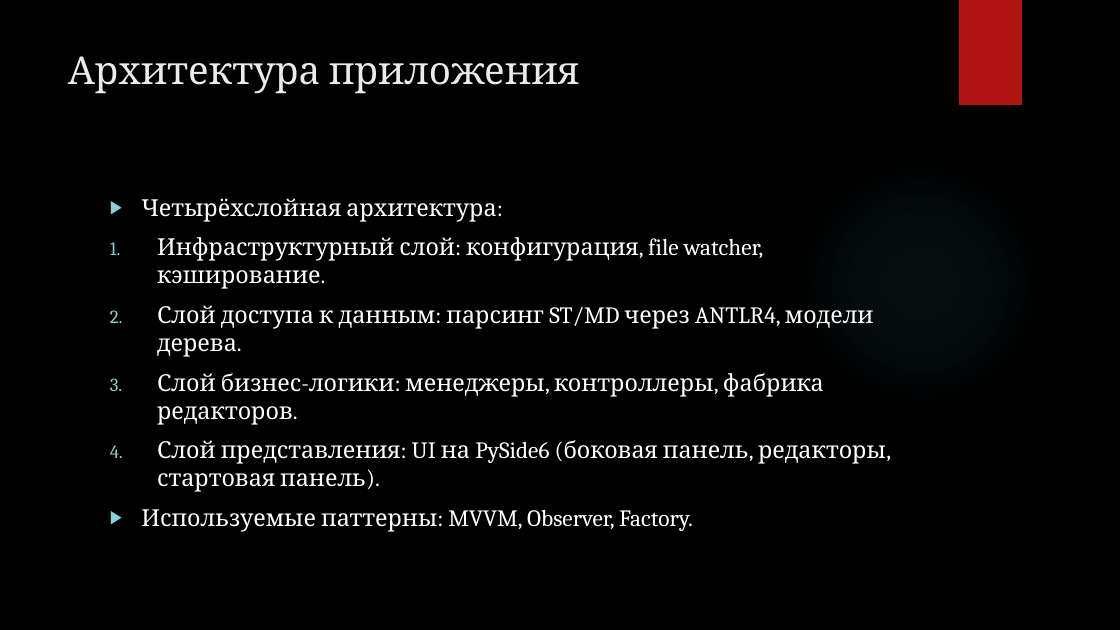
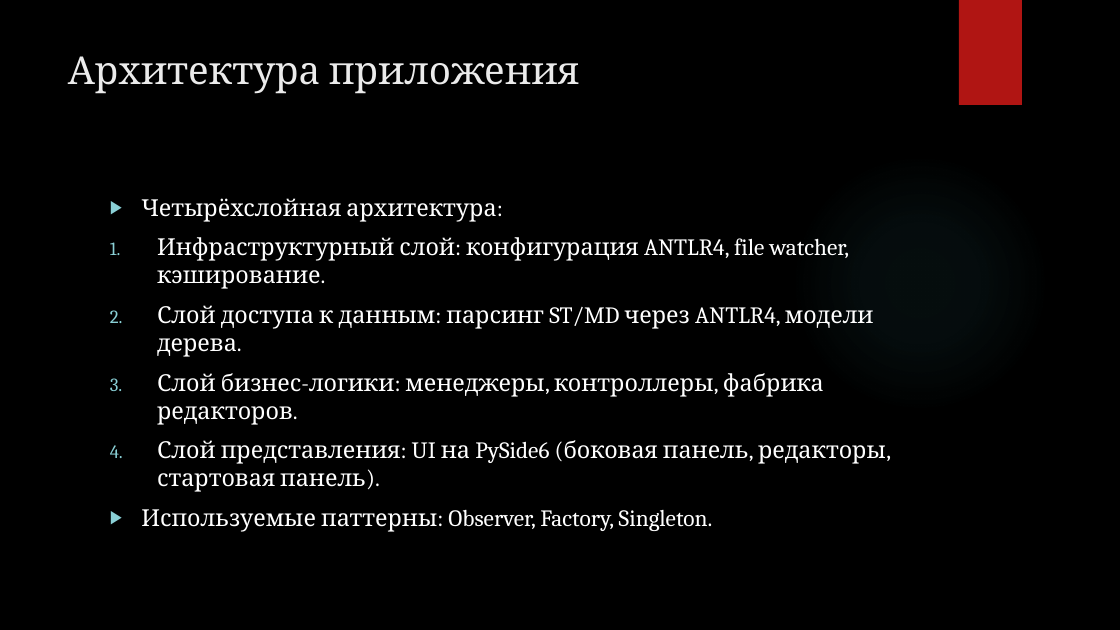
Before and after one commit to Ratilife/cheat_sheet5, a slide deck: slide 8 of docs/Диплом/Оригинал/Презинтация диплома.pptx. Drawn at 1120x630 pixels with LibreOffice and Linux fonts; fonts in the diff are those of the drawing; background and template pictures are left out. Boxes give left, top, right and bottom in pixels: in the first picture for what was removed or moved away, otherwise in the second. Text is boxed around its words. In the diff, an @@ line names an element or a change of style, - is before the commit and + after.

```diff
--- a/docs/Диплом/Оригинал/Презинтация диплома.pptx
+++ b/docs/Диплом/Оригинал/Презинтация диплома.pptx
@@ text at bbox=[157, 237, 850, 289]: text changed @@
-1. Инфраструктурный слой: конфигурация, file watcher, кэширование.
+1. Инфраструктурный слой: конфигурация ANTLR4, file watcher, кэширование.
@@ text at bbox=[141, 509, 713, 532]: text changed @@
-▶ Используемые паттерны: MVVM, Observer, Factory.
+▶ Используемые паттерны: Observer, Factory, Singleton.
```
Also in this commit, not shown: 4 other slides changed, 2 other files.
